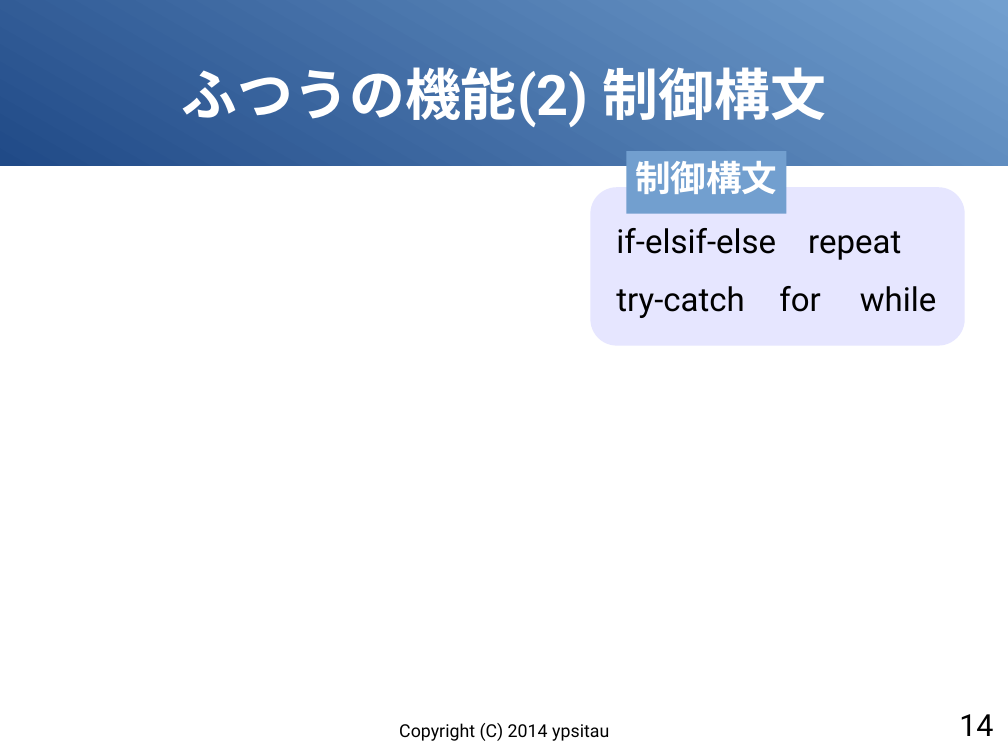
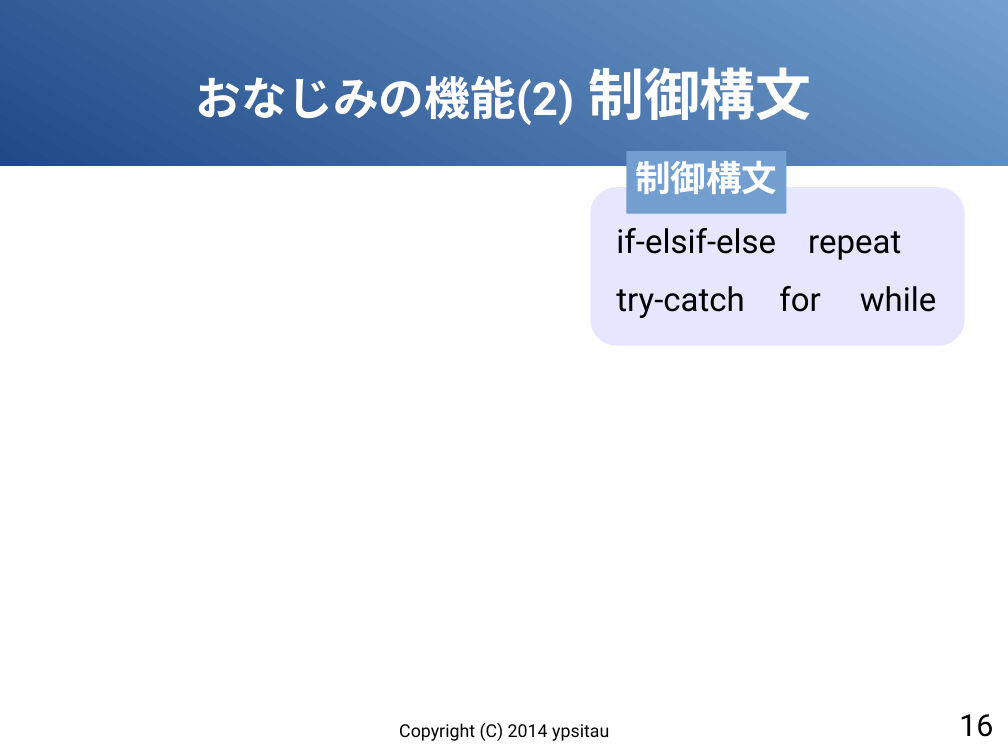
Before and after one commit to gura-lang/gura-doc, a slide deck: slide 16 of presentation/gura-introduction.odp (slide 14 before the commit). Drawn at 1008x756 pixels with LibreOffice and Linux fonts; fonts in the diff are those of the drawing. Boxes give left, top, right and bottom in pixels: in the first picture for what was removed or moved away, otherwise in the second. Text is boxed around its words. In the diff, an @@ line names an element or a change of style, - is before the commit and + after.

```diff
--- a/presentation/gura-introduction.odp
+++ b/presentation/gura-introduction.odp
@@ title at [196,67,811,125]: text changed; size 44 to 36 pt @@
-ふつうの機能(2) 制御構文
+おなじみの機能(2) 制御構文
@@ page number at [959,714,993,737]: text changed @@
-14
+16
```
Also in this commit, not shown: 14 other slides changed, 3 slides added, 3 slides removed.
